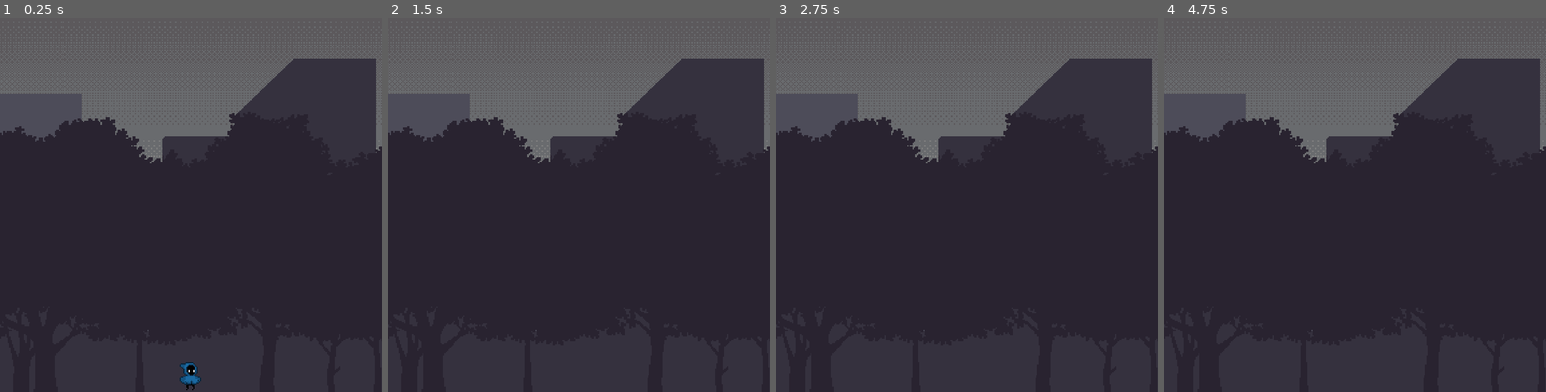
Above: before the commit, frames 1-4 (left to right).
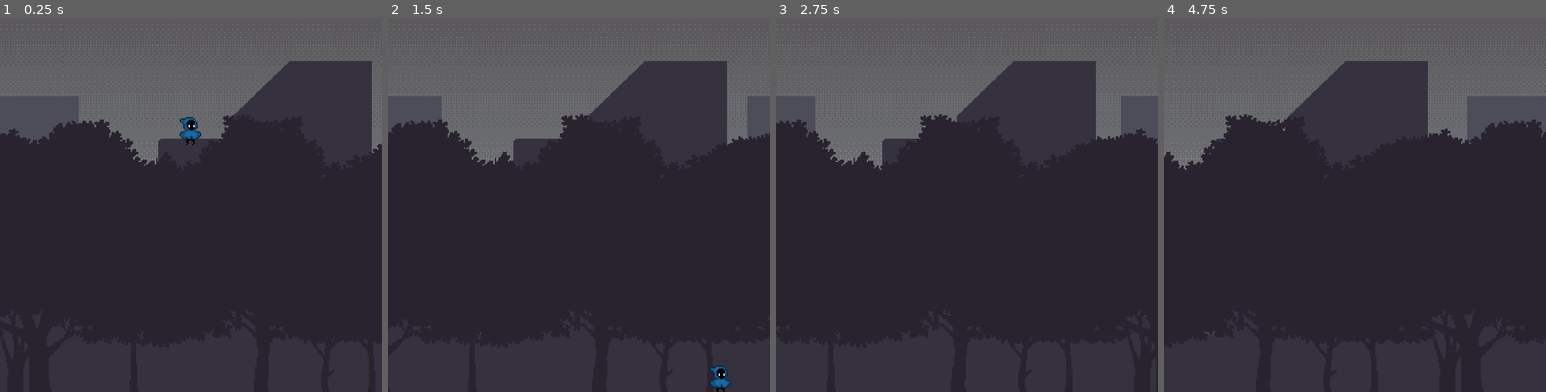
Above: after the commit, the same moments.

Repository: 0308612/2D-Metroidvania-Game-Prototype
Game: Godot game, scene res://scenes/opening_room.tscn
Same seed, same stepped clock (60 frames per second), same inputs: the game is played once before the commit and once after it.
Inputs:
- Up to frame 1 (0.25 s): no input
- Up to frame 2 (1.5 s): hold D (move right) from 0.53 s (still down); tap Shift (dash) at 0.6, 1.35 s; tap Space (jump) at 0.77 s
- Up to frame 3 (2.75 s): tap Space (jump) at 1.52 s; release D (move right) at 2.03 s; hold A (move left) from 2.03 s (still down); tap Shift (dash) at 2.1 s
- Up to frame 4 (4.75 s): release A (move left) at 2.78 s; hold D (move right) 2.78-4.28 s; tap Shift (dash) at 2.85, 3.6, 4.35 s; tap Space (jump) at 3.02, 3.77, 4.52 s; hold A (move left) from 4.28 s (still down)

The runs differ from the first frame. In frame 1, 1.9% of the frame differs, in the area x 0-100%, y 10-100%; in frame 2, 7.3%; in frame 3, 9.6%; in frame 4, 14%, in the area x 0-100%, y 10-85%.
Error before the commit: Trying to assign value of type 'Node2D' to a variable of type 'CharacterBody2D'. (res://scripts/camera_follow.gd:3)

Commit message:
camera bug

Diff:
--- a/2d-metroidvania-game-prototype/scenes/opening_room.tscn
+++ b/2d-metroidvania-game-prototype/scenes/opening_room.tscn
@@ -929,7 +929,7 @@
 texture = ExtResource("5_kh1a4")
 
 [node name="Player" parent="." unique_id=2145290091 instance=ExtResource("1_peg1c")]
-position = Vector2(-14, 577)
+position = Vector2(0, 232)
 collision_mask = 2
 
 [node name="ground" type="TileMapLayer" parent="." unique_id=1327443243]
@@ -937,7 +937,7 @@
 tile_set = SubResource("TileSet_3t5ij")
 
 [node name="Camera2D" type="Camera2D" parent="." unique_id=20957895]
-position = Vector2(-14, 577)
+position = Vector2(-7, 491)
 scale = Vector2(0.25, 0.25)
 offset = Vector2(0, -200)
 zoom = Vector2(1.25, 1.25)
--- a/2d-metroidvania-game-prototype/scripts/camera_follow.gd
+++ b/2d-metroidvania-game-prototype/scripts/camera_follow.gd
@@ -1,15 +1,18 @@
 extends Camera2D
 
-@onready var player: CharacterBody2D = $".."
-@onready var ground: TileMapLayer = $"../../ground"
+@onready var player: CharacterBody2D = $"../Player"
+@onready var ground: TileMapLayer = $"../ground"
 
-@export var Horzontal_deadzone:int = 30
-@export var Vertical_deadzone:int = 30
+@export var Horzontal_deadzone:int = 10
+@export var Vertical_deadzone:int = 10
 @export var Follow_speed:float = 120.0
 
 # Called when the node enters the scene tree for the first time.
 func _ready() -> void:
 	setup_camera_limits()
+
+func _physics_process(delta: float) -> void:
+	update_camera_position(delta)
 
 func setup_camera_limits():
 	global_position = player.global_position
@@ -28,7 +31,7 @@
 		return
 	var player_pos = player.global_position
 	var camera_pos = global_position
-	var viewport_size = get_viewport().size / zoom
+	var _viewport_size = get_viewport_rect().size / zoom
 
 	var target_pos = camera_pos
 
@@ -40,4 +43,9 @@
 	elif player_pos.y > camera_pos.y + Vertical_deadzone:
 		target_pos.y = player_pos.y
 
-	position.x = move_toward(position.x, target_pos.x, Follow_speed* delta)
+	position.x = move_toward(position.x, target_pos.x, Follow_speed * delta)
+
+	if player_pos.y > camera_pos.y:
+		position.y = move_toward(position.y, target_pos.y, player.velocity.y * delta)
+	else:
+		position.y = move_toward(position.y, target_pos.y, Follow_speed * delta)
